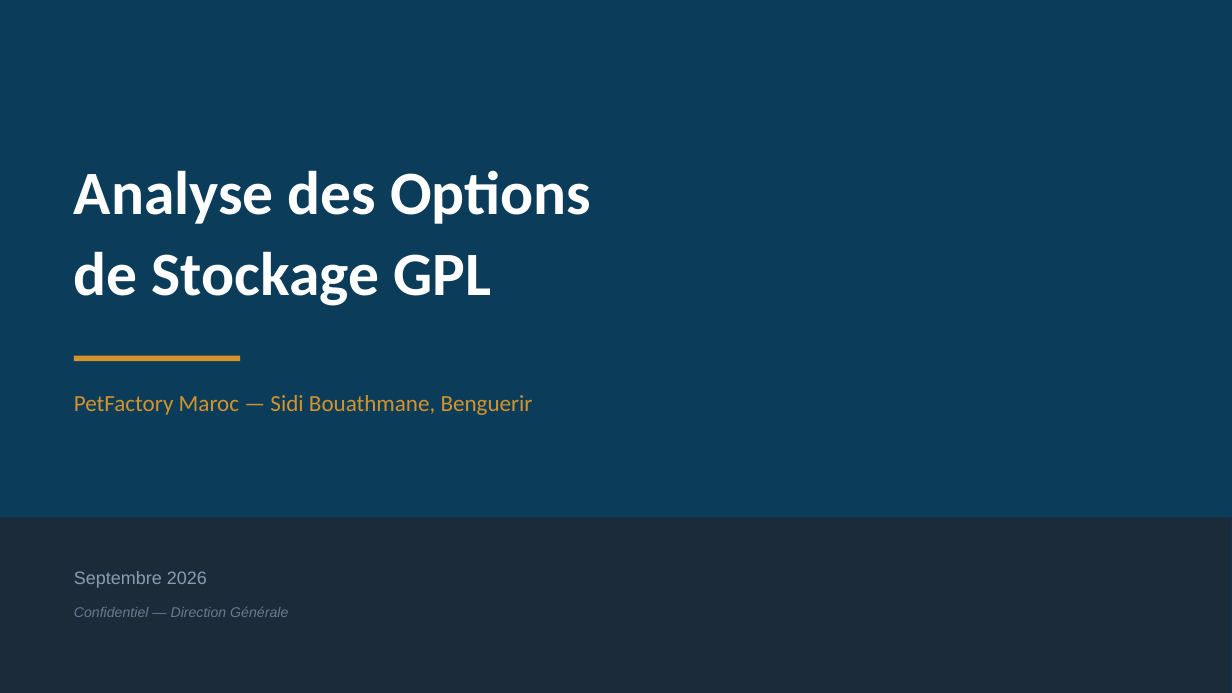
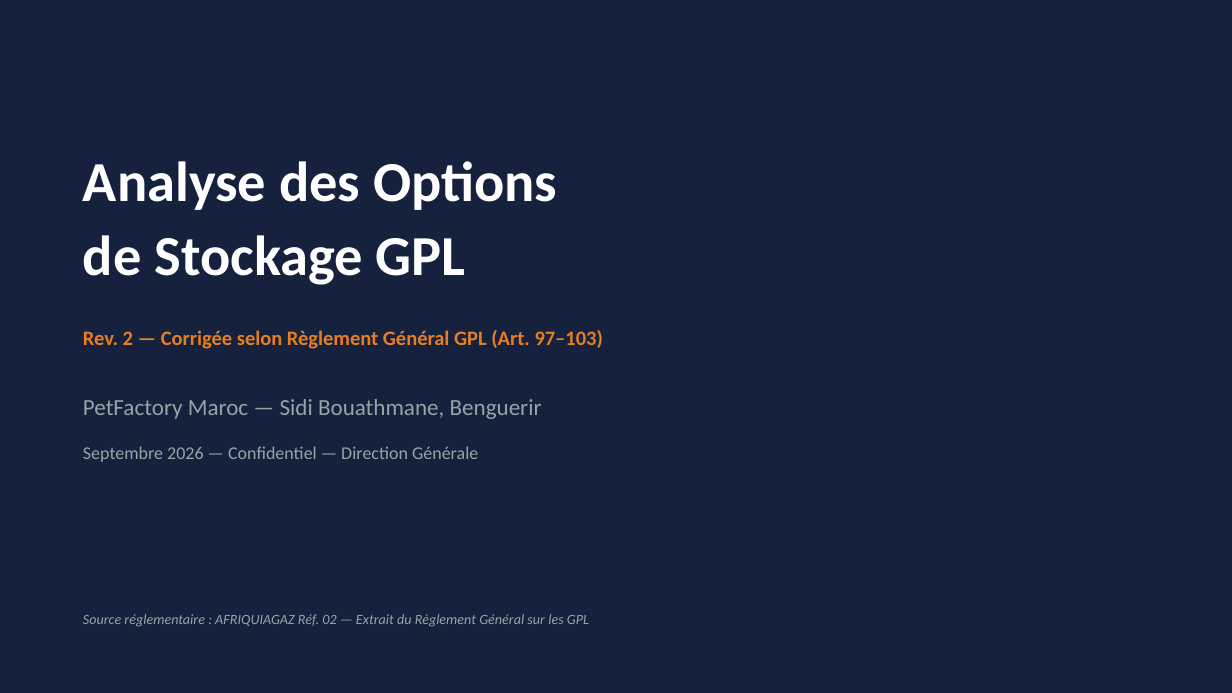
Before and after one commit to Elmouage17/petfactory-morocco, a slide deck: slide 1 of Boiler/Analyse_Options_GPL_PetFactory.pptx. Drawn at 1232x693 pixels with LibreOffice and Linux fonts; fonts in the diff are those of the drawing. Boxes give left, top, right and bottom in pixels: in the first picture for what was removed or moved away, otherwise in the second. Text is boxed around its words. In the diff, an @@ line names an element or a change of style, - is before the commit and + after.

```diff
--- a/Boiler/Analyse_Options_GPL_PetFactory.pptx
+++ b/Boiler/Analyse_Options_GPL_PetFactory.pptx
@@ background #0B3D5B to #16213E @@
@@ text "Analyse des Options" at [83,161,557,285]: size 48 to 44 pt @@
@@ rectangle removed at [74,356,240,361] @@
@@ text added at [83,330,603,349], 16 pt, text #E67E22, bold @@
+Rev. 2 — Corrigée selon Règlement Général GPL (Art. 97–103)
@@ text "PetFactory Maroc — Sidi Bouathmane, ...": place and size @@
-text "PetFactory Maroc — Sidi Bouathmane, ..." at [74,395,533,415]
+text "PetFactory Maroc — Sidi Bouathmane, ..." at [83,399,542,419]
@@ text "PetFactory Maroc — Sidi Bouathmane, ..." at [83,399,542,419]: text colour #D4922A to #95A5A6 @@
@@ text at [83,446,478,462]: text changed; size 11 to 14 pt; font Arial to Calibri; text colour #6A7A8A to #95A5A6; italic off @@
-Confidentiel — Direction Générale
+Septembre 2026 — Confidentiel — Direction Générale
@@ rectangle removed at [0,518,1232,693] @@
@@ text removed at [74,571,207,588] @@
-Septembre 2026
@@ text added at [83,614,589,627], 11 pt, text #95A5A6, italic @@
+Source réglementaire : AFRIQUIAGAZ Réf. 02 — Extrait du Règlement Général sur les GPL
```
Also in this commit, not shown: 2 other slides changed, 9 slides added, 9 slides removed, 1 other file.
